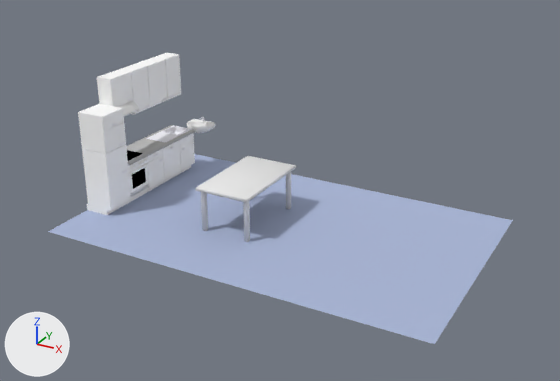
A saved change to the Blender file data/environments/garching_lab/garching_kitchen.blend.
Before and after are seen from a camera (50 mm lens) standing at (10.0, -9.24, 6.69) and looking at (3.81, 2.01, 1.07). Lighting does not change. The marker at lower left points along +X, +Y and +Z.

In view in the first picture: 'C0_Door', 'C1', 'C1_Door', 'C2', 'C2_Door', 'C3_Door', 'C4', 'C4_Door', 'C5', 'C5_Door', 'C6', 'Cube', 'Dw0_Door', 'Exhaust', 'Ground', 'Ov0', 'Sink', 'Table', 'WorkingPlate'.
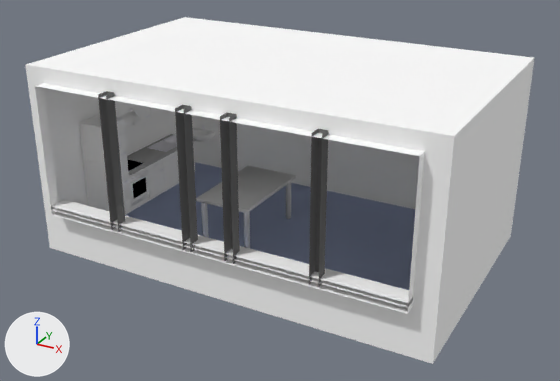
Commit message: Set ground level to 0

What changed in the scene script:
```text
Change ob_table:
    ob_table.location: (2.98, 2.26, 0.2) -> (2.98, 2.26, -0.01)
Change ob_cube:
    ob_cube.location: (0.36, 4.6, 0.96) -> (0.36, 4.6, 0.75)
Change ob_sink:
    ob_sink.location: (0.33, 3.67, 1.11) -> (0.33, 3.67, 0.9)
Change ob_exhaust:
    ob_exhaust.location: (0.29, 1.99, 2.06) -> (0.29, 1.99, 1.85)
Change ob_workingplate:
    ob_workingplate.location: (0.33, 2.8, 1.08) -> (0.33, 2.8, 0.88)
Change ob_ground:
    ob_ground.location: (0.0, 0.0, 0.2) -> (0.0, 0.0, -0.01)
Change ob_dw0:
    ob_dw0.location: (0.33, 3.1, 0.69) -> (0.33, 3.1, 0.48)
Change ob_ov0:
    ob_ov0.location: (0.32, 1.99, 0.75) -> (0.32, 1.99, 0.54)
Change ob_d0:
    ob_d0.location: (0.32, 2.54, 0.98) -> (0.32, 2.54, 0.77)
Change ob_c8:
    ob_c8.location: (0.32, 2.54, 0.61) -> (0.32, 2.54, 0.4)
Change ob_c6:
    ob_c6.location: (0.32, 1.38, 2.08) -> (0.32, 1.38, 1.87)
Change ob_c5:
    ob_c5.location: (0.32, 1.38, 1.72) -> (0.32, 1.38, 1.51)
Change ob_c4:
    ob_c4.location: (0.32, 1.38, 0.91) -> (0.32, 1.38, 0.7)
Change ob_c2:
    ob_c2.location: (0.19, 2.54, 2.31) -> (0.19, 2.54, 2.1)
Change ob_c1:
    ob_c1.location: (0.19, 3.1, 2.31) -> (0.19, 3.1, 2.1)
Change ob_walls:
    ob_walls.location: (0.0, 0.0, 0.0) -> (0.0, 0.0, -0.14)
    remove ob_walls.hide_set(True)  # its collection is switched off
```

Changed parts and their boxes (x1, y1, x2, y2) in the pictures (560 x 381 px):
'Walls', shown
    after: (25, 17, 535, 364)
'Ground', moved
    before: (48, 154, 513, 344)
    after: (125, 162, 415, 290)
'Table', moved
    before: (195, 156, 296, 242)
    after: (196, 165, 296, 248)
'C4', moved
    before: (82, 144, 126, 211)
    after: (83, 154, 127, 211)
'C4_Door', moved
    before: (106, 145, 131, 210)
    after: (120, 155, 132, 212)
'WorkingPlate', moved
    before: (126, 125, 195, 165)
    after: (127, 134, 196, 175)
'C6', moved
    before: (78, 104, 123, 131)
    after: (79, 114, 123, 142)
'C1_Door', moved
    before: (147, 60, 167, 107)
    after: (150, 107, 166, 117)
'C2_Door', moved
    before: (131, 66, 150, 114)
    after: (133, 104, 151, 124)
'C5', moved
    before: (80, 122, 124, 153)
    after: (81, 135, 119, 164)
'Dw0_Door', moved
    before: (162, 140, 181, 180)
    after: (163, 151, 179, 189)
'Sink', moved
    before: (146, 125, 192, 143)
    after: (147, 134, 177, 152)
'Ov0_Door', moved
    before: (129, 163, 149, 194)
    after: (129, 173, 150, 203)
'C5_Door', moved
    before: (103, 123, 126, 153)
    after: (118, 133, 127, 157)
'C8_Door', moved
    before: (148, 155, 164, 188)
    after: (148, 165, 165, 198)
'Cube', moved
    before: (187, 119, 215, 133)
    after: (192, 128, 216, 142)
'Ov0', moved
    before: (128, 157, 148, 197)
    after: (129, 166, 149, 207)
'C6_Door', moved
    before: (102, 109, 124, 131)
    after: (117, 119, 125, 135)
'Exhaust', moved
    before: (118, 101, 139, 116)
    after: (118, 111, 140, 127)
'D0_Drawer', moved
    before: (147, 149, 163, 162)
    after: (148, 158, 163, 172)
'C1', moved (not visible afterwards)
    before: (136, 58, 165, 102)
'C2', moved (not visible afterwards)
    before: (118, 64, 146, 115)
